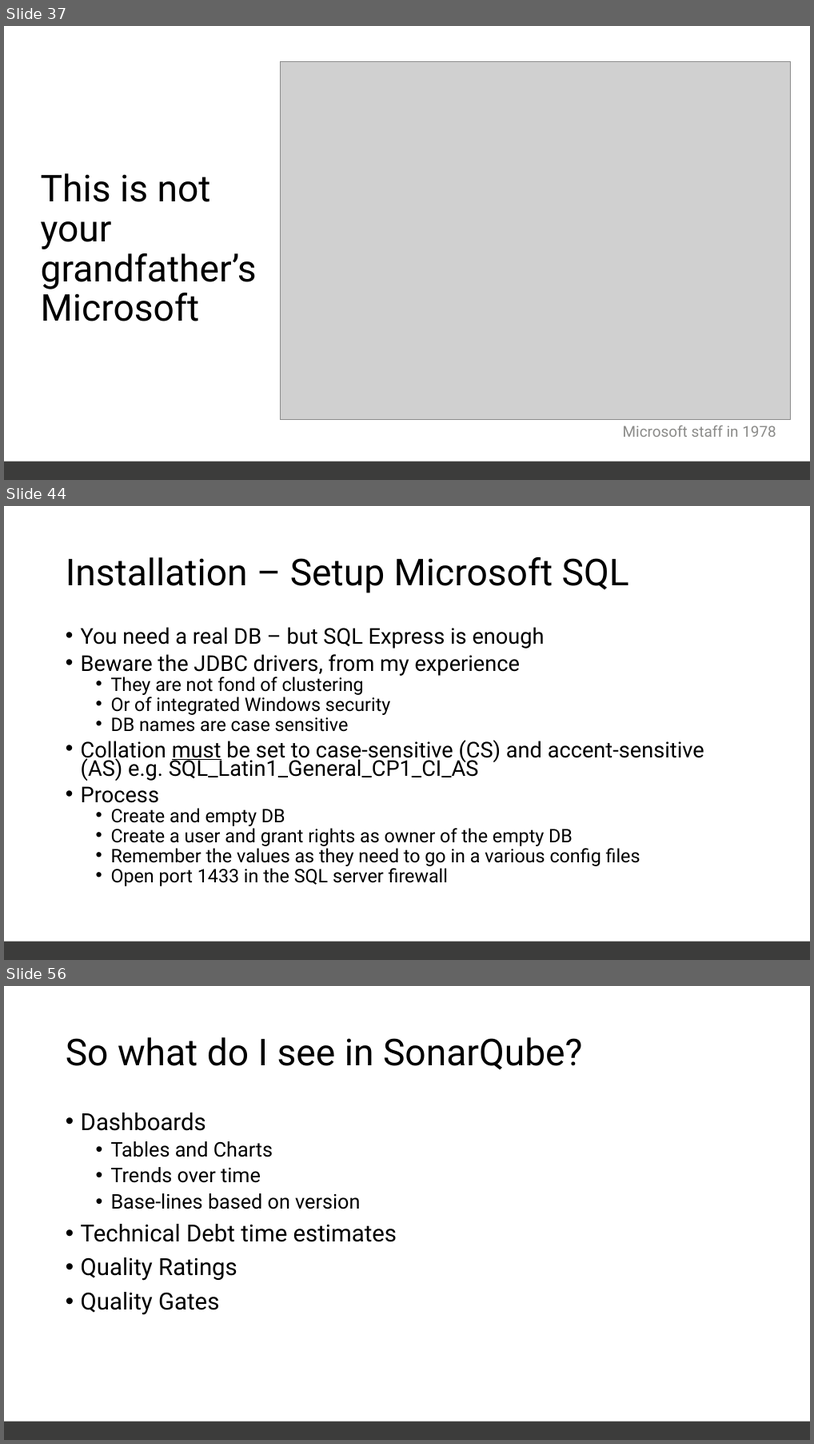
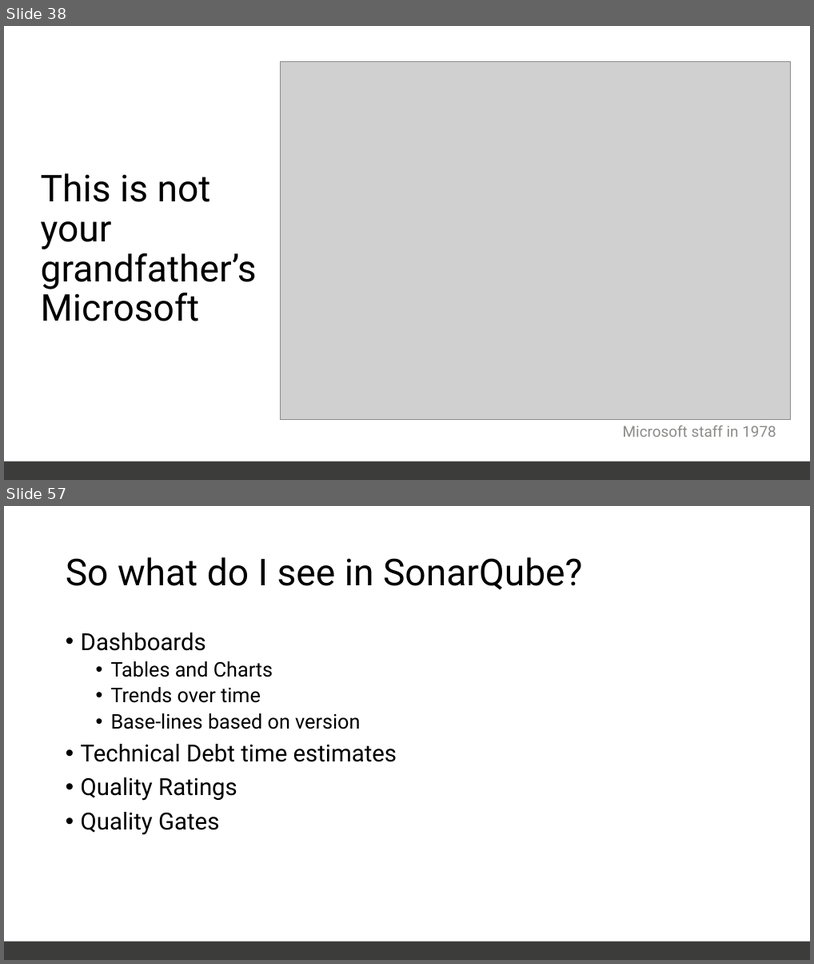
Before and after one commit to SannioEvolution/Material, a slide deck: 11 - Putting it all together, Technical Debt.pptx. Shown one above the other, each under a label of ours: slides 37, 44 and 56 before the commit, slides 38 and 57 after it; the slides between them are not shown. The pictures are 814x1444 and 814x964 pixels, drawn with LibreOffice and Linux fonts; fonts in the diff are those of the drawing; grey boxes stand for pictures. Boxes give left, top, right and bottom in pixels: in the first picture for what was removed or moved away, otherwise in the second. Text is boxed around its words. In the diff, an @@ line names an element or a change of style, - is before the commit and + after.

```diff
--- a/11 - Putting it all together, Technical Debt.pptx
+++ b/11 - Putting it all together, Technical Debt.pptx
@@ slide 44 removed at <box>4,506,810,960</box>, background #FFFFFF; not listed: 1 template element that a slide beside it also shows @@
@@ title removed at <box>66,557,630,593</box> @@
-Installation – Setup Microsoft SQL
@@ text removed at <box>81,627,705,886</box> @@
-• You need a real DB – but SQL Express is enough
-• Beware the JDBC drivers, from my experience
-  • They are not fond of clustering
-  • Or of integrated Windows security
-  • DB names are case sensitive
-• Collation must be set to case-sensitive (CS) and accent-sensitive (AS) e.g. SQL_Latin1_General_CP1_CI_AS
-• Process
-  • Create and empty DB
-  • Create a user and grant rights as owner of the empty DB
-  • Remember the values as they need to go in a various config files
-  • Open port 1433 in the SQL server firewall
@@ what was slide 37 is now slide 38 @@
@@ what was slide 56 is now slide 57 @@
```
Also in this commit, not shown: 1 slide changed, 22 slides added, 16 other slides removed, 23 other files.
